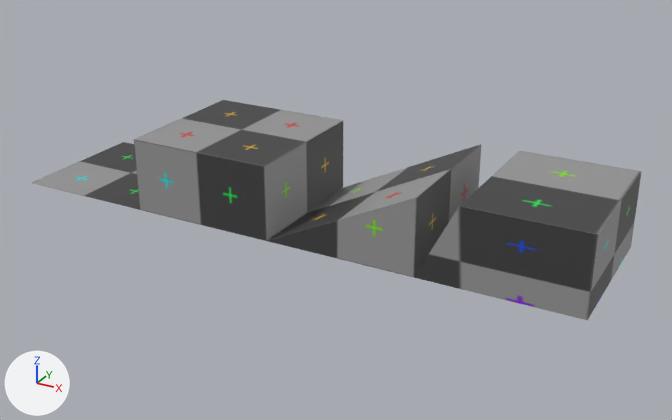
The Blender file sabado/GridMaps/MapGrid/Meshes/ProtoGridMeshes.blend: old version first, new version second.
Before and after are seen from a camera (50 mm lens) standing at (8.79, -9.74, 5.0) and looking at (3.41, 0.04, 0.11). Arrows for +X, +Y and +Z are at lower left; the lights stay in place. The first picture is the older version.

In view in the first picture: '0_Floor', '1_Wall', '2_Stairs', '3_Cliff'.
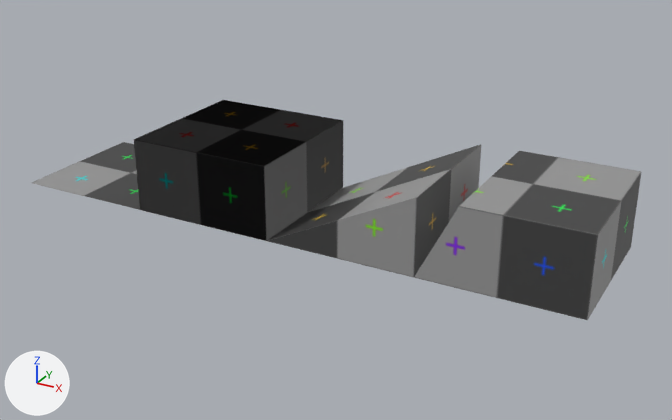
Pixel boxes [x1, y1, x2, y2] of what changed, in the pictures (672 x 420 px; the box of a moved part takes in the faces that stretch with it):
part 1 of me_wall, reshaped: after [134, 100, 343, 241]
part 2 of me_cliff, moved or reshaped: [414, 206, 598, 320] in both
part 3 of me_cliff, surface changed: [460, 151, 641, 319] in both

The change, as a list of edits to the scene's bpy script:
```text
Change me_wall:
    used by ob_1_wall; location = (2.0, 0.0, 0.0)
    remove me_wall.from_pydata(...)  # 8 vertices, 6 faces; spans x -1.0..1.0, y -1.0..1.0, z 0.0..1.0
    add me_wall.from_pydata(...)  # 20 vertices, 14 faces; spans x -1.0..1.0, y -1.0..1.0, z 0.0..1.0
    me_wall part 1
    1 face is deleted
    6 vertices are added at (-1.0, -1.0, 0.0), (-1.0, -1.0, 1.0), (-1.0, 1.0, 0.0), (-1.0, 1.0, 1.0), (-1.0, -1.0, 0.0), (-1.0, 1.0, 0.0)
    6 new vertices lie (2.0, 0.0, 0.0) away from vertices in x -1.0, y -1.0..1.0, z 0.0..1.0
    9 new faces join them
Change me_cliff:
    used by ob_3_cliff; location = (6.0, 0.0, 0.0)
    verts and faces of me_cliff; kept vertices keep their numbers, new ones are numbered from 8
    before: 0 (-1.0, -1.0, 0.0) at pixel (413, 277), 1 (-1.0, 1.0, 0.0), 2 (1.0, -1.0, 0.0) at pixel (587, 320), 3 (1.0, -1.0, 1.0) at pixel (598, 234), 4 (1.0, 1.0, 0.0) at pixel (630, 247)
    before: 5 (1.0, 1.0, 1.0) at pixel (641, 171), 6 (-0.5, 1.0, 1.0) at pixel (519, 150), 7 (-0.5, -1.0, 1.0) at pixel (459, 206)
    remove me_cliff.from_pydata(...)  # 8 vertices, 6 faces; spans x -1.0..1.0, y -1.0..1.0, z 0.0..1.0
    add me_cliff.from_pydata(...)  # 10 vertices, 7 faces; spans x -1.0..1.0, y -1.0..1.0, z 0.0..1.0
    me_cliff part 2
    add delete_faces([(1, 6, 5, 4), (0, 2, 3, 7), (0, 1, 4, 2)])
    add verts[8] = (-0.5, 1.0, 0.0)
    add verts[9] = (-0.5, -1.0, 0.0)  # pixel (454, 287)
    add faces += [(4, 8, 6, 5), (0, 9, 7), (2, 3, 7, 9), (1, 6, 8)]
    me_cliff part 3: 2 kept faces spanning x -0.5..1.0, y -1.0..1.0, z 0.0..1.0 get new texture (UV) coordinates
```
